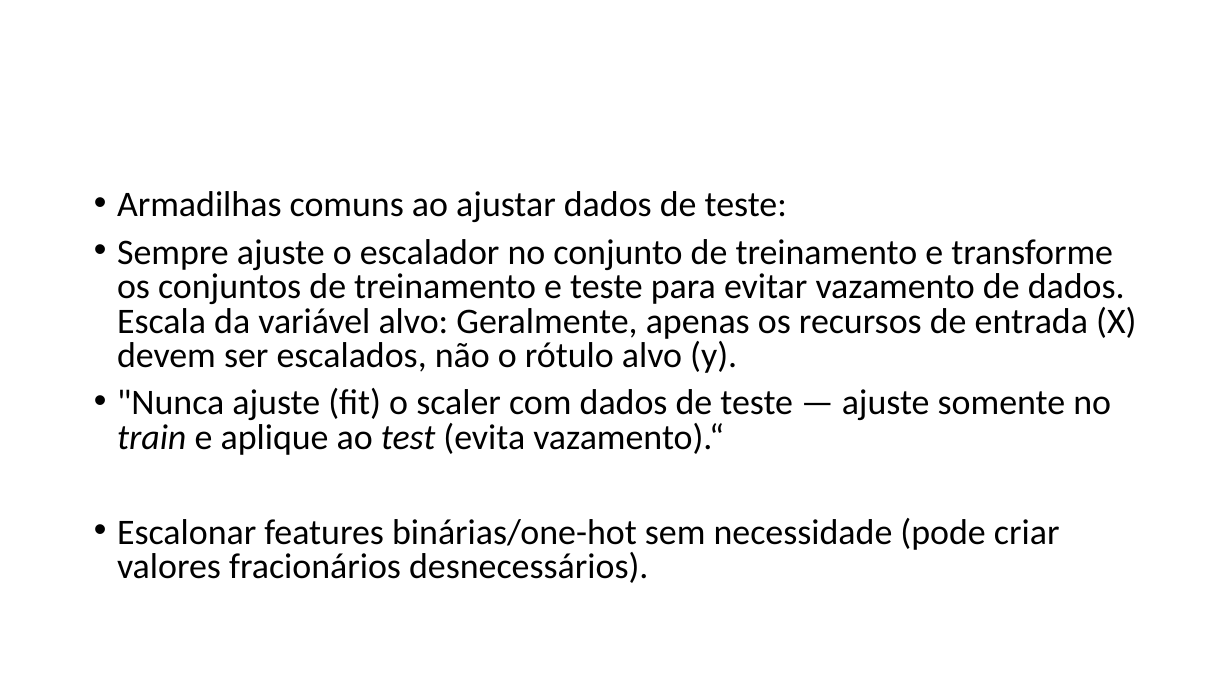
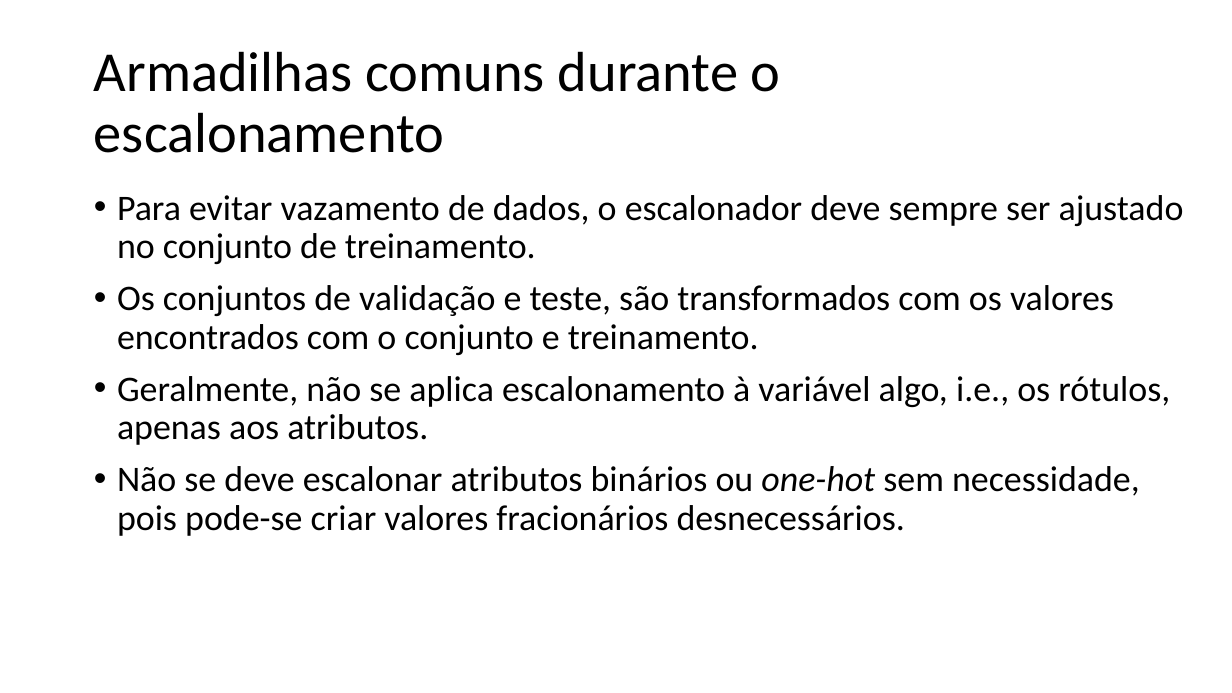
Before and after one commit to zz4fap/c24_inteligencia_artificial, a slide deck: slide 17 of slides/C24_Transformações.pptx (slide 18 before the commit). Drawn at 1232x693 pixels with LibreOffice and Linux fonts; fonts in the diff are those of the drawing. Boxes give left, top, right and bottom in pixels: in the first picture for what was removed or moved away, otherwise in the second. Text is boxed around its words. In the diff, an @@ line names an element or a change of style, - is before the commit and + after.

Commit message:
update of slides

```diff
--- a/slides/C24_Transformações.pptx
+++ b/slides/C24_Transformações.pptx
@@ title added at (x1=94, y1=51, x2=781, y2=153), 44 pt, text #000000 @@
+Armadilhas comuns durante o escalonamento
@@ text at (x1=117, y1=195, x2=1184, y2=536): text changed @@
-• Armadilhas comuns ao ajustar dados de teste:
-• Sempre ajuste o escalador no conjunto de treinamento e transforme os conjuntos de treinamento e teste para evitar vazamento de dados. Escala da variável alvo: Geralmente, apenas os recursos de entrada (X) devem ser escalados, não o rótulo alvo (y).
-• "Nunca ajuste (fit) o scaler com dados de teste — ajuste somente no train e aplique ao test (evita vazamento).“
-• Escalonar features binárias/one-hot sem necessidade (pode criar valores fracionários desnecessários).
+• Para evitar vazamento de dados, o escalonador deve sempre ser ajustado no conjunto de treinamento.
+• Os conjuntos de validação e teste, são transformados com os valores encontrados com o conjunto e treinamento.
+• Geralmente, não se aplica escalonamento à variável algo, i.e., os rótulos, apenas aos atributos.
+• Não se deve escalonar atributos binários ou one-hot sem necessidade, pois pode-se criar valores fracionários desnecessários.
```
Also in this commit, not shown: 1 other slide changed, 6 slides added, 2 slides removed.
